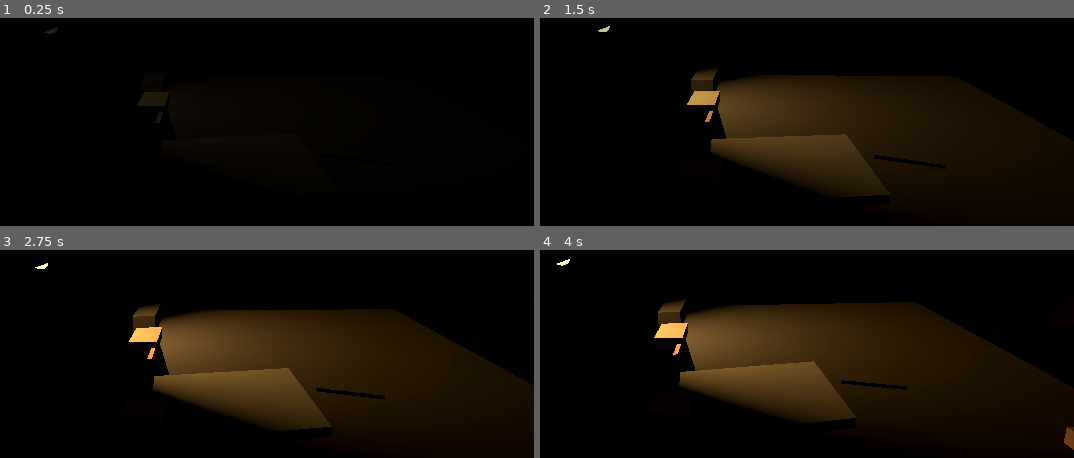
Above: before the commit, frames 1-4 (two rows, left to right).
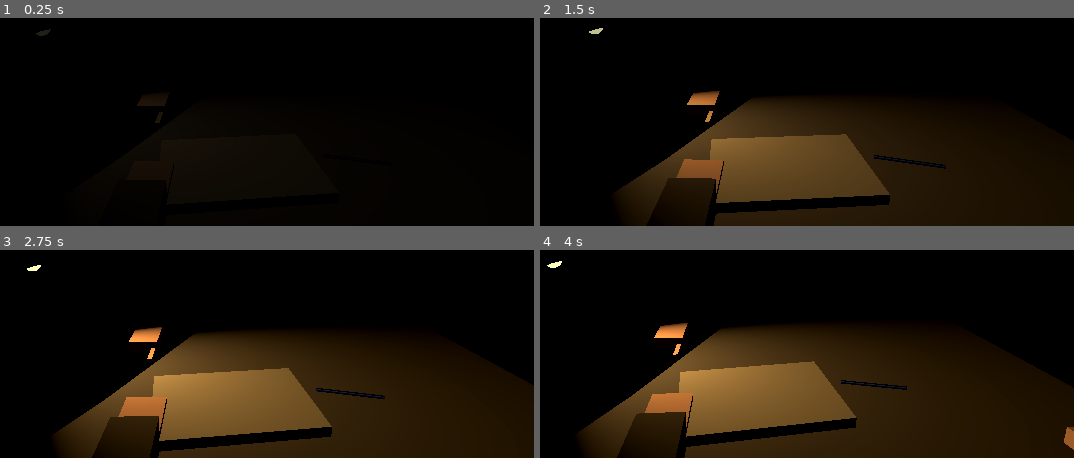
Above: after the commit, the same moments.

Repository: phian404/Depth-10
Game: Godot game, scene res://scenes/SC001_Blockout.tscn
The game is run twice, just before and just after one commit, with the same random seed, the same clock (stepped at 60 frames per second) and the same inputs. Before the commit the project has no main scene; this scene is started directly in both runs.
Inputs (mouse positions are in pixels of both pictures, inside the frame that each line leads up to):
- Up to frame 1 (0.25 s): no input
- Up to frame 2 (1.5 s): move the mouse to (790, 45) at 0.52 s; move the mouse to (721, 47) at 1.27 s
- Up to frame 3 (2.75 s): move the mouse to (229, 270) at 2.02 s
- Up to frame 4 (4 s): tap Enter at 2.75 s; move the mouse to (748, 283) at 2.77 s; tap Space at 3.5 s; move the mouse to (801, 283) at 3.52 s

The runs differ from the first frame. In frame 1, less than 0.1% of the frame differs, in the area x 6-31%, y 4-37%; in frame 2, 22%; in frame 3, 26%; in frame 4, 28%, in the area x 1-100%, y 4-100%.

Commit message:
scene: rotate lamp toward table and add main scene entry

Diff:
--- a/project.godot
+++ b/project.godot
@@ -11,5 +11,6 @@
 [application]
 
 config/name="Depth-10"
+run/main_scene="res://scenes/SC001_Blockout.tscn"
 config/features=PackedStringArray("26.3", "Forward Plus", "Redot")
 config/icon="res://icon.svg"
--- /dev/null
+++ b/scenes/BackupSC001_Blockout.tscn
@@ -0,0 +1,367 @@
+[gd_scene load_steps=22 format=3 uid="uid://c886g3pamjjft"]
+
+[ext_resource type="Script" uid="uid://xbiuujc3dnk7" path="res://scripts/sc001_signing.gd" id="1_tsquy"]
+[ext_resource type="Material" path="res://materials/M_floor.tres" id="2_mvltb"]
+[ext_resource type="BoxMesh" path="res://meshes/SM_box.tres" id="3_odsvr"]
+[ext_resource type="Material" path="res://materials/M_ceiling.tres" id="4_splvx"]
+[ext_resource type="Material" path="res://materials/M_wall_low.tres" id="5_5bln8"]
+[ext_resource type="Material" path="res://materials/M_wall_up.tres" id="6_hb4yc"]
+[ext_resource type="Material" path="res://materials/M_door.tres" id="7_4kuxx"]
+[ext_resource type="Material" path="res://materials/M_metal.tres" id="8_sosyy"]
+[ext_resource type="Material" path="res://materials/M_table_top.tres" id="9_ejjip"]
+[ext_resource type="Material" path="res://materials/M_lamp.tres" id="10_qxwdl"]
+[ext_resource type="CylinderMesh" path="res://meshes/SM_cyl8.tres" id="11_biclt"]
+[ext_resource type="CylinderMesh" path="res://meshes/SM_shade.tres" id="12_wl3x2"]
+[ext_resource type="Material" path="res://materials/M_bulb.tres" id="13_4uexi"]
+[ext_resource type="SphereMesh" path="res://meshes/SM_sphere.tres" id="14_ekqbk"]
+[ext_resource type="Material" path="res://materials/M_folder.tres" id="15_pwrma"]
+[ext_resource type="Material" path="res://materials/M_pen.tres" id="16_oqhys"]
+[ext_resource type="Material" path="res://materials/M_sleeve.tres" id="17_ugwbx"]
+[ext_resource type="Material" path="res://materials/M_skin.tres" id="18_q63ap"]
+[ext_resource type="Material" path="res://materials/M_somov.tres" id="19_p6f04"]
+[ext_resource type="Material" path="res://materials/M_guard.tres" id="20_73ymj"]
+
+[sub_resource type="Environment" id="Env"]
+background_mode = 1
+background_color = Color(0.031373, 0.035294, 0.043137, 1)
+ambient_light_source = 2
+ambient_light_color = Color(0.031373, 0.035294, 0.043137, 1)
+ambient_light_energy = 6.0
+glow_enabled = true
+glow_intensity = 0.35
+glow_hdr_threshold = 0.85
+fog_enabled = true
+fog_light_color = Color(0.031373, 0.035294, 0.043137, 1)
+fog_density = 0.04
+
+[node name="SC001" type="Node3D"]
+script = ExtResource("1_tsquy")
+
+[node name="Environment" type="WorldEnvironment" parent="."]
+environment = SubResource("Env")
+
+[node name="Room" type="Node3D" parent="."]
+
+[node name="Floor" type="MeshInstance3D" parent="Room"]
+transform = Transform3D(4.2, 0, 0, 0, 0.1, 0, 0, 0, 4.2, 0, -0.05, 0)
+material_override = ExtResource("2_mvltb")
+mesh = ExtResource("3_odsvr")
+
+[node name="Ceiling" type="MeshInstance3D" parent="Room"]
+transform = Transform3D(4.2, 0, 0, 0, 0.1, 0, 0, 0, 4.2, 0, 2.75, 0)
+material_override = ExtResource("4_splvx")
+mesh = ExtResource("3_odsvr")
+
+[node name="WallLowN" type="MeshInstance3D" parent="Room"]
+transform = Transform3D(4.2, 0, 0, 0, 1.2, 0, 0, 0, 0.1, 0, 0.6, -2.05)
+material_override = ExtResource("5_5bln8")
+mesh = ExtResource("3_odsvr")
+
+[node name="WallUpN" type="MeshInstance3D" parent="Room"]
+transform = Transform3D(4.2, 0, 0, 0, 1.5, 0, 0, 0, 0.1, 0, 1.95, -2.05)
+material_override = ExtResource("6_hb4yc")
+mesh = ExtResource("3_odsvr")
+
+[node name="WallLowS" type="MeshInstance3D" parent="Room"]
+transform = Transform3D(4.2, 0, 0, 0, 1.2, 0, 0, 0, 0.1, 0, 0.6, 2.05)
+material_override = ExtResource("5_5bln8")
+mesh = ExtResource("3_odsvr")
+
+[node name="WallUpS" type="MeshInstance3D" parent="Room"]
+transform = Transform3D(4.2, 0, 0, 0, 1.5, 0, 0, 0, 0.1, 0, 1.95, 2.05)
+material_override = ExtResource("6_hb4yc")
+mesh = ExtResource("3_odsvr")
+
+[node name="WallLowW" type="MeshInstance3D" parent="Room"]
+transform = Transform3D(0.1, 0, 0, 0, 1.2, 0, 0, 0, 4, -2.05, 0.6, 0)
+material_override = ExtResource("5_5bln8")
+mesh = ExtResource("3_odsvr")
+
+[node name="WallUpW" type="MeshInstance3D" parent="Room"]
+transform = Transform3D(0.1, 0, 0, 0, 1.5, 0, 0, 0, 4, -2.05, 1.95, 0)
+material_override = ExtResource("6_hb4yc")
+mesh = ExtResource("3_odsvr")
+
+[node name="WallLowE" type="MeshInstance3D" parent="Room"]
+transform = Transform3D(0.1, 0, 0, 0, 1.2, 0, 0, 0, 4, 2.05, 0.6, 0)
+material_override = ExtResource("5_5bln8")
+mesh = ExtResource("3_odsvr")
+
+[node name="WallUpE" type="MeshInstance3D" parent="Room"]
+transform = Transform3D(0.1, 0, 0, 0, 1.5, 0, 0, 0, 4, 2.05, 1.95, 0)
+material_override = ExtResource("6_hb4yc")
+mesh = ExtResource("3_odsvr")
+
+[node name="Door" type="MeshInstance3D" parent="Room"]
+transform = Transform3D(0.06, 0, 0, 0, 2.1, 0, 0, 0, 0.9, 1.97, 1.05, -1)
+material_override = ExtResource("7_4kuxx")
+mesh = ExtResource("3_odsvr")
+
+[node name="DoorHandle" type="MeshInstance3D" parent="Room"]
+transform = Transform3D(0.03, 0, 0, 0, 0.03, 0, 0, 0, 0.12, 1.92, 1, -0.7)
+material_override = ExtResource("8_sosyy")
+mesh = ExtResource("3_odsvr")
+
+[node name="Table" type="Node3D" parent="."]
+
+[node name="Top" type="MeshInstance3D" parent="Table"]
+transform = Transform3D(1.5, 0, 0, 0, 0.03, 0, 0, 0, 1, 0, 0.735, 0)
+material_override = ExtResource("9_ejjip")
+mesh = ExtResource("3_odsvr")
+
+[node name="Leg0" type="MeshInstance3D" parent="Table"]
+transform = Transform3D(0.04, 0, 0, 0, 0.72, 0, 0, 0, 0.04, 0.69, 0.36, 0.44)
+material_override = ExtResource("8_sosyy")
+mesh = ExtResource("3_odsvr")
+
+[node name="Leg1" type="MeshInstance3D" parent="Table"]
+transform = Transform3D(0.04, 0, 0, 0, 0.72, 0, 0, 0, 0.04, -0.69, 0.36, 0.44)
+material_override = ExtResource("8_sosyy")
+mesh = ExtResource("3_odsvr")
+
+[node name="Leg2" type="MeshInstance3D" parent="Table"]
+transform = Transform3D(0.04, 0, 0, 0, 0.72, 0, 0, 0, 0.04, 0.69, 0.36, -0.44)
+material_override = ExtResource("8_sosyy")
+mesh = ExtResource("3_odsvr")
+
+[node name="Leg3" type="MeshInstance3D" parent="Table"]
+transform = Transform3D(0.04, 0, 0, 0, 0.72, 0, 0, 0, 0.04, -0.69, 0.36, -0.44)
+material_override = ExtResource("8_sosyy")
+mesh = ExtResource("3_odsvr")
+
+[node name="Rail0" type="MeshInstance3D" parent="Table"]
+transform = Transform3D(1.38, 0, 0, 0, 0.03, 0, 0, 0, 0.03, 0, 0.69, 0.44)
+material_override = ExtResource("8_sosyy")
+mesh = ExtResource("3_odsvr")
+
+[node name="Rail1" type="MeshInstance3D" parent="Table"]
+transform = Transform3D(1.38, 0, 0, 0, 0.03, 0, 0, 0, 0.03, 0, 0.69, -0.44)
+material_override = ExtResource("8_sosyy")
+mesh = ExtResource("3_odsvr")
+
+[node name="Lamp" type="Node3D" parent="."]
+transform = Transform3D(0.9210903, 0, -0.38934904, 0, 1, 0, 0.38934904, 0, 0.9210903, -0.55, 0.75, -0.15)
+
+[node name="Base" type="MeshInstance3D" parent="Lamp"]
+transform = Transform3D(0.18, 0, 0, 0, 0.02, 0, 0, 0, 0.18, 0, 0.01, 0)
+material_override = ExtResource("10_qxwdl")
+mesh = ExtResource("11_biclt")
+
+[node name="Stand" type="MeshInstance3D" parent="Lamp"]
+transform = Transform3D(0.014488887, 0.07764572, 0, -0.0038822857, 0.28977776, 0, 0, 0, 0.015, 0.039, 0.165, 0)
+material_override = ExtResource("8_sosyy")
+mesh = ExtResource("3_odsvr")
+
+[node name="Shade" type="MeshInstance3D" parent="Lamp"]
+transform = Transform3D(0.9396926, -0.34202012, 0, 0.34202012, 0.9396926, 0, 0, 0, 1, 0.088, 0.3, 0)
+material_override = ExtResource("10_qxwdl")
+cast_shadow = 0
+mesh = ExtResource("12_wl3x2")
+
+[node name="Bulb" type="MeshInstance3D" parent="Lamp"]
+transform = Transform3D(0.045, 0, 0, 0, 0.045, 0, 0, 0, 0.045, 0.085, 0.252, 0)
+material_override = ExtResource("13_4uexi")
+cast_shadow = 0
+mesh = ExtResource("14_ekqbk")
+
+[node name="SpotLight3D" type="SpotLight3D" parent="Lamp"]
+transform = Transform3D(-4.371139e-08, 0.45864335, -0.88862044, 0, 0.88862044, 0.45864335, 1, 2.0047937e-08, -3.884283e-08, 0.085, 0.24, 0)
+light_color = Color(1, 0.721569, 0.380392, 1)
+light_energy = 2.0
+shadow_enabled = true
+spot_range = 4.0
+spot_attenuation = 1.6
+spot_angle = 36.0
+spot_angle_attenuation = 1.2
+
+[node name="Folder" type="MeshInstance3D" parent="."]
+transform = Transform3D(0.31824702, 0, 0.024041547, 0, 0.02, 0, -0.03344911, 0, 0.22874005, 0.05, 0.76, 0.18)
+material_override = ExtResource("15_pwrma")
+mesh = ExtResource("3_odsvr")
+
+[node name="Pen" type="MeshInstance3D" parent="."]
+transform = Transform3D(-3.377757e-10, -0.13522962, -0.0020705524, 0.008, -6.119594e-09, 0, -9.050672e-11, -0.036234666, 0.007727407, 0.31, 0.754, 0.14)
+material_override = ExtResource("16_oqhys")
+mesh = ExtResource("11_biclt")
+
+[node name="Kirill" type="Node3D" parent="."]
+
+[node name="LeftSleeve" type="MeshInstance3D" parent="Kirill"]
+transform = Transform3D(0.08, 0, 0, 0, 0.06, 0, 0, 0, 0.32, -0.12, 0.78, 0.46)
+material_override = ExtResource("17_ugwbx")
+mesh = ExtResource("3_odsvr")
+
+[node name="LeftHand" type="MeshInstance3D" parent="Kirill"]
+transform = Transform3D(0.08, 0, 0, 0, 0.03, 0, 0, 0, 0.12, -0.12, 0.765, 0.25)
+material_override = ExtResource("18_q63ap")
+mesh = ExtResource("3_odsvr")
+
+[node name="RightSleeve" type="MeshInstance3D" parent="Kirill"]
+transform = Transform3D(0.08, 0, 0, 0, 0.06, 0, 0, 0, 0.3, 0.62, 0.78, 0.6)
+material_override = ExtResource("17_ugwbx")
+mesh = ExtResource("3_odsvr")
+
+[node name="RightHand" type="MeshInstance3D" parent="Kirill"]
+transform = Transform3D(0.08, 0, 0, 0, 0.03, 0, 0, 0, 0.12, 0.6, 0.765, 0.4)
+material_override = ExtResource("18_q63ap")
+mesh = ExtResource("3_odsvr")
+
+[node name="Somov" type="Node3D" parent="."]
+
+[node name="Seat" type="MeshInstance3D" parent="Somov"]
+transform = Transform3D(0.45, 0, 0, 0, 0.04, 0, 0, 0, 0.45, 0, 0.46, -1.05)
+material_override = ExtResource("19_p6f04")
+mesh = ExtResource("3_odsvr")
+
+[node name="Back" type="MeshInstance3D" parent="Somov"]
+transform = Transform3D(0.45, 0, 0, 0, 0.4890738, 0.0083164675, 0, -0.10395585, 0.039125904, 0, 0.72, -1.3)
+material_override = ExtResource("19_p6f04")
+mesh = ExtResource("3_odsvr")
+
+[node name="ChairLeg0" type="MeshInstance3D" parent="Somov"]
+transform = Transform3D(0.03, 0, 0, 0, 0.44, 0, 0, 0, 0.03, 0.19, 0.22, -0.86)
+material_override = ExtResource("19_p6f04")
+mesh = ExtResource("3_odsvr")
+
+[node name="ChairLeg1" type="MeshInstance3D" parent="Somov"]
+transform = Transform3D(0.03, 0, 0, 0, 0.44, 0, 0, 0, 0.03, -0.19, 0.22, -0.86)
+material_override = ExtResource("19_p6f04")
+mesh = ExtResource("3_odsvr")
+
+[node name="ChairLeg2" type="MeshInstance3D" parent="Somov"]
+transform = Transform3D(0.03, 0, 0, 0, 0.44, 0, 0, 0, 0.03, 0.19, 0.22, -1.24)
+material_override = ExtResource("19_p6f04")
+mesh = ExtResource("3_odsvr")
+
+[node name="ChairLeg3" type="MeshInstance3D" parent="Somov"]
+transform = Transform3D(0.03, 0, 0, 0, 0.44, 0, 0, 0, 0.03, -0.19, 0.22, -1.24)
+material_override = ExtResource("19_p6f04")
+mesh = ExtResource("3_odsvr")
+
+[node name="Torso" type="MeshInstance3D" parent="Somov"]
+transform = Transform3D(0.5, 0, 0, 0, 0.5795555, 0.06470476, 0, -0.15529144, 0.24148145, 0, 0.8, -1.12)
+material_override = ExtResource("19_p6f04")
+mesh = ExtResource("3_odsvr")
+
+[node name="Shoulders" type="MeshInstance3D" parent="Somov"]
+transform = Transform3D(0.55, 0, 0, 0, 0.1159111, 0.06470476, 0, -0.031058285, 0.24148145, 0, 1.12, -1.16)
+material_override = ExtResource("19_p6f04")
+mesh = ExtResource("3_odsvr")
+
+[node name="Head" type="MeshInstance3D" parent="Somov"]
+transform = Transform3D(0.22, 0, 0, 0, 0.22, 0, 0, 0, 0.22, 0, 1.3, -1.22)
+material_override = ExtResource("19_p6f04")
+mesh = ExtResource("14_ekqbk")
+
+[node name="ThighR" type="MeshInstance3D" parent="Somov"]
+transform = Transform3D(0.18, 0, 0, 0, 0.12, 0, 0, 0, 0.45, -0.14, 0.54, -0.82)
+material_override = ExtResource("19_p6f04")
+mesh = ExtResource("3_odsvr")
+
+[node name="ThighL" type="MeshInstance3D" parent="Somov"]
+transform = Transform3D(0.18, 0, 0, 0, 0.12, 0, 0, 0, 0.45, 0.14, 0.54, -0.82)
+material_override = ExtResource("19_p6f04")
+mesh = ExtResource("3_odsvr")
+
+[node name="ShinR" type="MeshInstance3D" parent="Somov"]
+transform = Transform3D(0.12, 0, 0, 0, 0.45, 0, 0, 0, 0.12, -0.14, 0.25, -0.62)
+material_override = ExtResource("19_p6f04")
+mesh = ExtResource("3_odsvr")
+
+[node name="ShinL" type="MeshInstance3D" parent="Somov"]
+transform = Transform3D(0.12, 0, 0, 0, 0.45, 0, 0, 0, 0.12, 0.14, 0.25, -0.62)
+material_override = ExtResource("19_p6f04")
+mesh = ExtResource("3_odsvr")
+
+[node name="UpperArmR" type="MeshInstance3D" parent="Somov"]
+transform = Transform3D(-0.08987113, 0.0021506646, -0.029999359, 0, 0.08052152, 0.27999198, 0.0048145545, 0.040145498, -0.5599846, -0.285, 0.94, -0.86)
+material_override = ExtResource("19_p6f04")
+mesh = ExtResource("3_odsvr")
+
+[node name="ForearmR" type="MeshInstance3D" parent="Somov"]
+transform = Transform3D(0.07, 0, 0, 0, 0.06, 0, 0, 0, 0.28, -0.2, 0.78, -0.38)
+material_override = ExtResource("19_p6f04")
+mesh = ExtResource("3_odsvr")
+
+[node name="HandR" type="MeshInstance3D" parent="Somov"]
+transform = Transform3D(0.08, 0, 0, 0, 0.03, 0, 0, 0, 0.12, -0.18, 0.765, -0.16)
+material_override = ExtResource("18_q63ap")
+mesh = ExtResource("3_odsvr")
+
+[node name="Finger" type="Node3D" parent="Somov"]
+transform = Transform3D(1, 0, 0, 0, 1, 0, 0, 0, 1, -0.15, 0.756, -0.1)
+
+[node name="FingerMesh" type="MeshInstance3D" parent="Somov/Finger"]
+transform = Transform3D(0.012, 0, 0, 0, 0.012, 0, 0, 0, 0.07, 0, 0, 0.035)
+material_override = ExtResource("18_q63ap")
+mesh = ExtResource("3_odsvr")
+
+[node name="UpperArmL" type="MeshInstance3D" parent="Somov"]
+transform = Transform3D(-0.08909546, 0.011928608, -0.02000179, 0, 0.03139107, 0.380035, 0.012727907, 0.083500355, -0.14001271, 0.31, 0.89, -1.07)
+material_override = ExtResource("19_p6f04")
+mesh = ExtResource("3_odsvr")
+
+[node name="ForearmL" type="MeshInstance3D" parent="Somov"]
+transform = Transform3D(-0.06607011, -0.008167763, 0.07000134, 0, 0.06548812, 0.08000177, -0.023124468, 0.023336537, -0.20000444, 0.285, 0.66, -0.9)
+material_override = ExtResource("19_p6f04")
+mesh = ExtResource("3_odsvr")
+
+[node name="HandL" type="MeshInstance3D" parent="Somov"]
+transform = Transform3D(0.08, 0, 0, 0, 0.04, 0, 0, 0, 0.12, 0.25, 0.6, -0.74)
+material_override = ExtResource("19_p6f04")
+mesh = ExtResource("3_odsvr")
+
+[node name="Guard" type="Node3D" parent="."]
+transform = Transform3D(0.76604444, 0, 0.6427876, 0, 1, 0, -0.6427876, 0, 0.76604444, -1.62, 0, -1.85)
+
+[node name="LegL" type="MeshInstance3D" parent="Guard"]
+transform = Transform3D(0.14, 0, 0, 0, 0.9, 0, 0, 0, 0.14, -0.1, 0.45, 0)
+material_override = ExtResource("20_73ymj")
+mesh = ExtResource("3_odsvr")
+
+[node name="LegR" type="MeshInstance3D" parent="Guard"]
+transform = Transform3D(0.14, 0, 0, 0, 0.9, 0, 0, 0, 0.14, 0.1, 0.45, 0)
+material_override = ExtResource("20_73ymj")
+mesh = ExtResource("3_odsvr")
+
+[node name="Torso" type="MeshInstance3D" parent="Guard"]
+transform = Transform3D(0.4, 0, 0, 0, 0.6, 0, 0, 0, 0.22, 0, 1.2, 0)
+material_override = ExtResource("20_73ymj")
+mesh = ExtResource("3_odsvr")
+
+[node name="Shoulders" type="MeshInstance3D" parent="Guard"]
+transform = Transform3D(0.52, 0, 0, 0, 0.12, 0, 0, 0, 0.22, 0, 1.54, 0)
+material_override = ExtResource("20_73ymj")
+mesh = ExtResource("3_odsvr")
+
+[node name="Head" type="MeshInstance3D" parent="Guard"]
+transform = Transform3D(0.2, 0, 0, 0, 0.2, 0, 0, 0, 0.2, 0, 1.72, 0)
+material_override = ExtResource("20_73ymj")
+mesh = ExtResource("14_ekqbk")
+
+[node name="ArmL" type="MeshInstance3D" parent="Guard"]
+transform = Transform3D(0.08, 0, 0, 0, 0.6, 0, 0, 0, 0.1, -0.28, 1.2, 0)
+material_override = ExtResource("20_73ymj")
+mesh = ExtResource("3_odsvr")
+
+[node name="ArmR" type="MeshInstance3D" parent="Guard"]
+transform = Transform3D(0.08, 0, 0, 0, 0.6, 0, 0, 0, 0.1, 0.28, 1.2, 0)
+material_override = ExtResource("20_73ymj")
+mesh = ExtResource("3_odsvr")
+
+[node name="Camera3D" type="Camera3D" parent="."]
+transform = Transform3D(1, 0, 0, 0, 0.9781476, 0.2079117, 0, -0.2079117, 0.9781476, 0, 1.15, 0.82)
+current = true
+fov = 55.0
+
+[node name="FadeLayer" type="CanvasLayer" parent="."]
+layer = 10
+
+[node name="ColorRect" type="ColorRect" parent="FadeLayer"]
+anchors_preset = 15
+anchor_right = 1.0
+anchor_bottom = 1.0
+grow_horizontal = 2
+grow_vertical = 2
+mouse_filter = 2
+color = Color(0, 0, 0, 1)
--- a/scenes/SC001_Blockout.tscn
+++ b/scenes/SC001_Blockout.tscn
@@ -140,7 +140,7 @@
 mesh = ExtResource("mesh_box")
 
 [node name="Lamp" type="Node3D" parent="."]
-transform = Transform3D(1, 0, 0, 0, 1, 0, 0, 0, 1, -0.55, 0.75, -0.15)
+transform = Transform3D(0.9210903, 0, -0.38934904, 0, 1, 0, 0.38934904, 0, 0.9210903, -0.55, 0.75, -0.15)
 
 [node name="Base" type="MeshInstance3D" parent="Lamp"]
 transform = Transform3D(0.18, 0, 0, 0, 0.02, 0, 0, 0, 0.18, 0, 0.01, 0)
